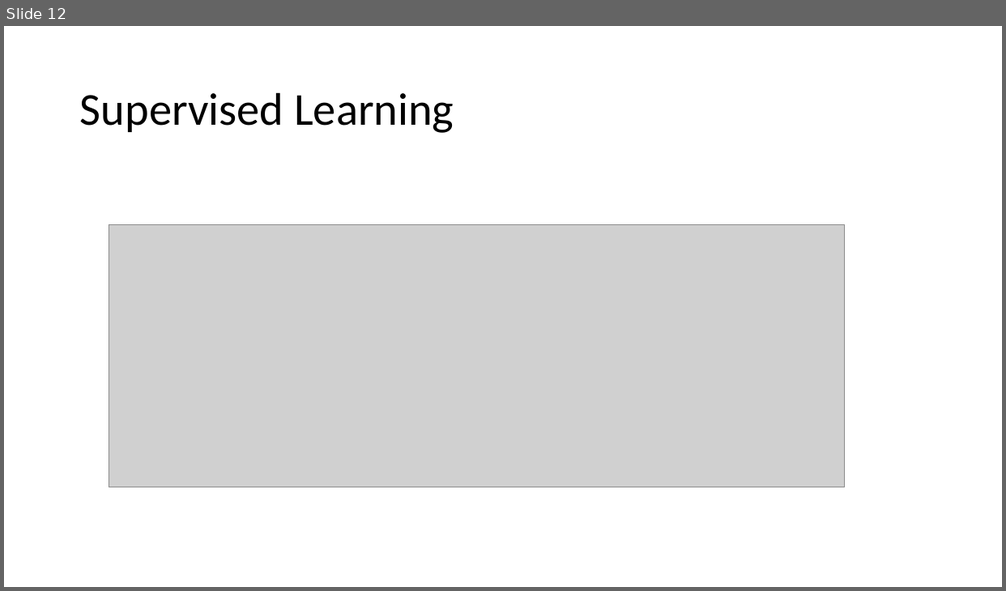
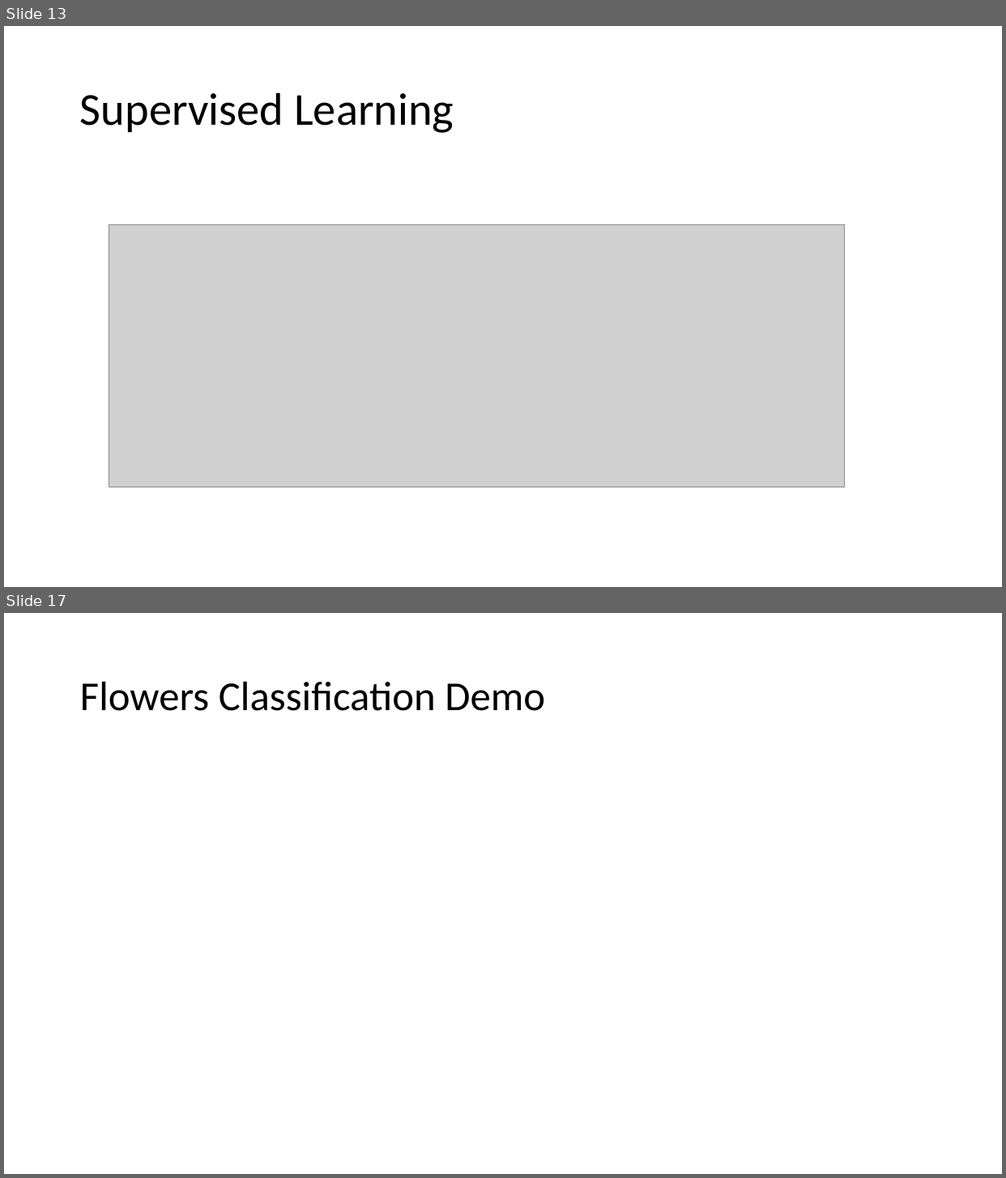
Before and after one commit to alfredofonseca/Python_ML_AFJ_DEMO, a slide deck: afj_ml_demo.pptx. Shown one above the other, each under a label of ours: slide 12 before the commit, slides 13 and 17 after it; the slides between them are not shown. The pictures are 1006x591 and 1006x1178 pixels, drawn with LibreOffice and Linux fonts; fonts in the diff are those of the drawing; grey boxes stand for pictures. Boxes give left, top, right and bottom in pixels: in the first picture for what was removed or moved away, otherwise in the second. Text is boxed around its words. In the diff, an @@ line names an element or a change of style, - is before the commit and + after.

Commit message:
demo

```diff
--- a/afj_ml_demo.pptx
+++ b/afj_ml_demo.pptx
@@ slide 17 added at bbox=[4, 613, 1002, 1174], background #FFFFFF @@
@@ title added at bbox=[80, 681, 545, 711], 39.6 pt, text #000000 @@
+Flowers Classification Demo
@@ what was slide 12 is now slide 13 @@
```
Also in this commit, not shown: 2 slides changed, 7 other slides added, 6 other files.
